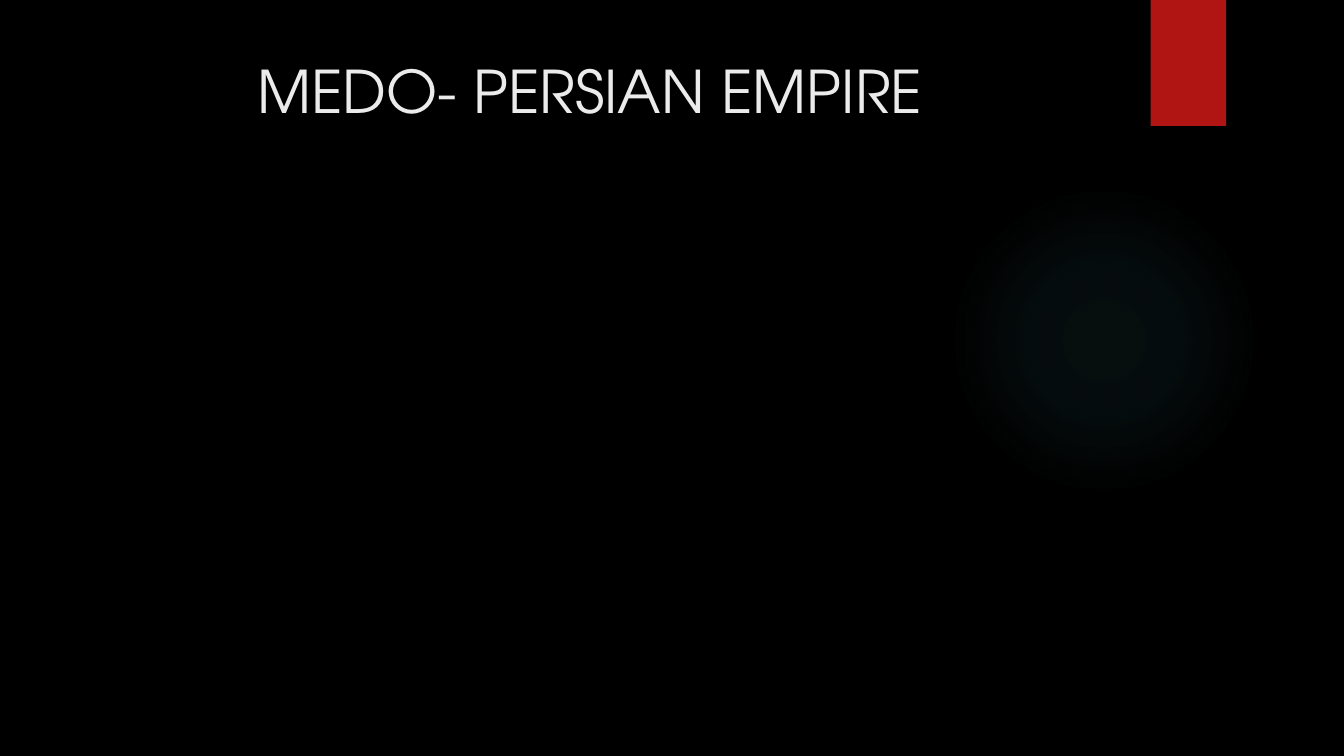
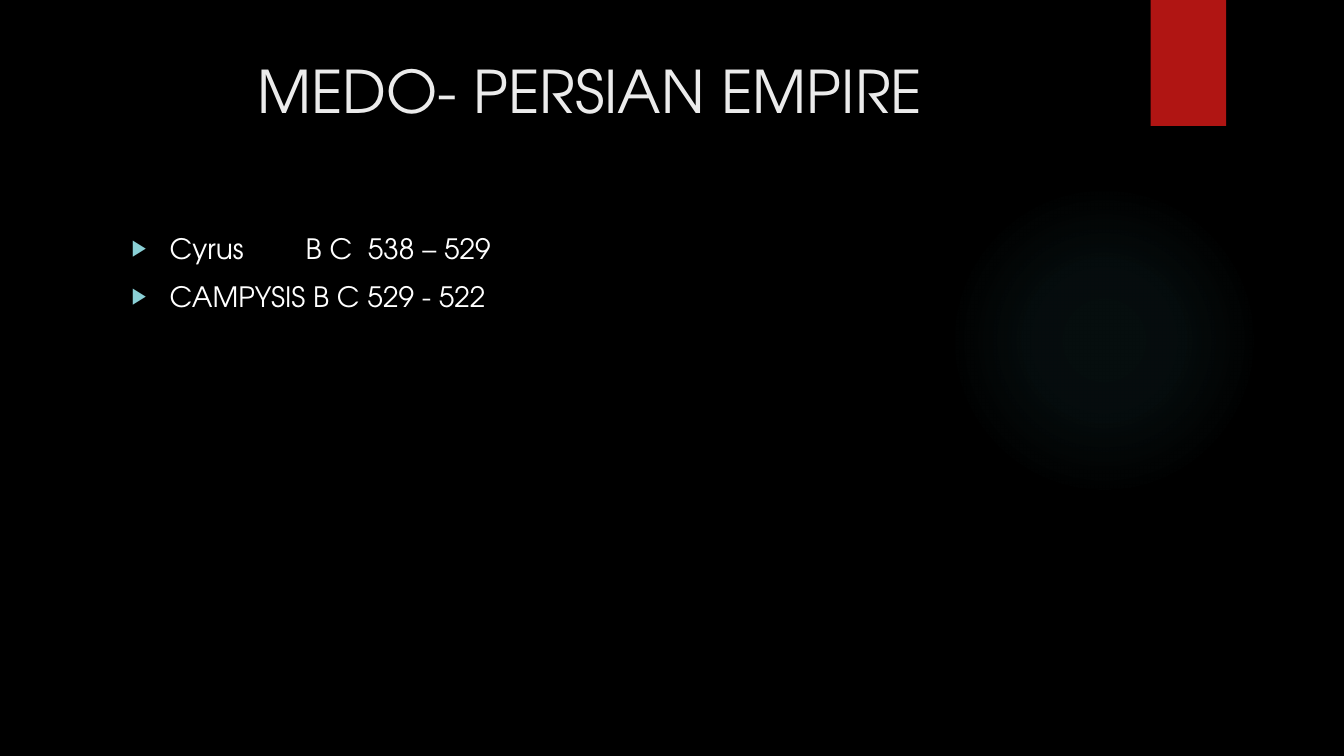
Before and after one commit to Seffin/Daddy-File, a slide deck: slide 5 of Daniel/Daniel.pptx. Drawn at 1344x756 pixels with LibreOffice and Linux fonts; fonts in the diff are those of the drawing; background and template pictures are left out. Boxes give left, top, right and bottom in pixels: in the first picture for what was removed or moved away, otherwise in the second. Text is boxed around its words. In the diff, an @@ line names an element or a change of style, - is before the commit and + after.

```diff
--- a/Daniel/Daniel.pptx
+++ b/Daniel/Daniel.pptx
@@ text added at [170, 238, 491, 308], 20 pt, text #FFFFFF @@
+▶ Cyrus B C 538 – 529
+▶ CAMPYSIS B C 529 - 522
```
Also in this commit, not shown: 9 other files.
